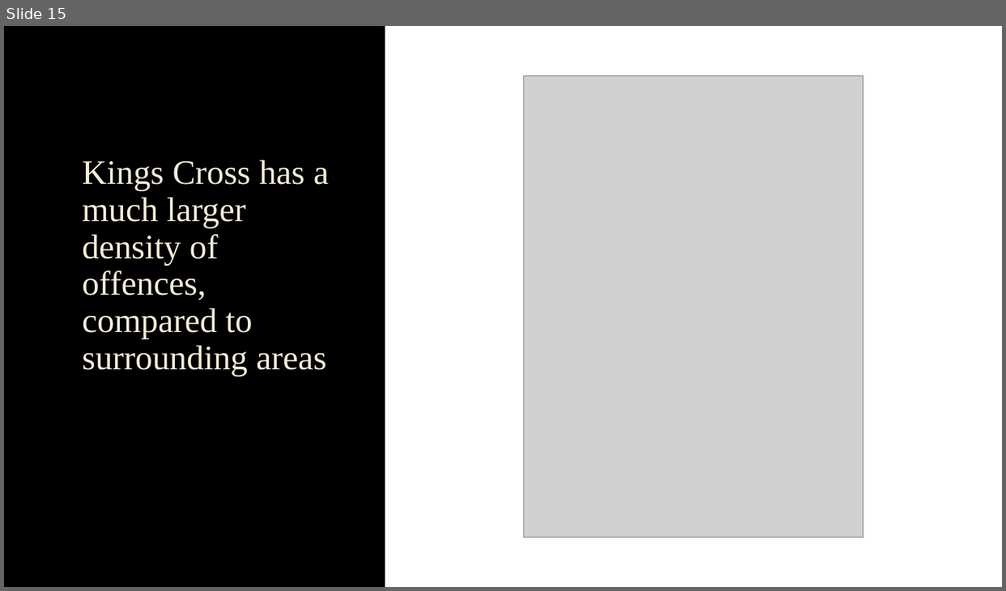
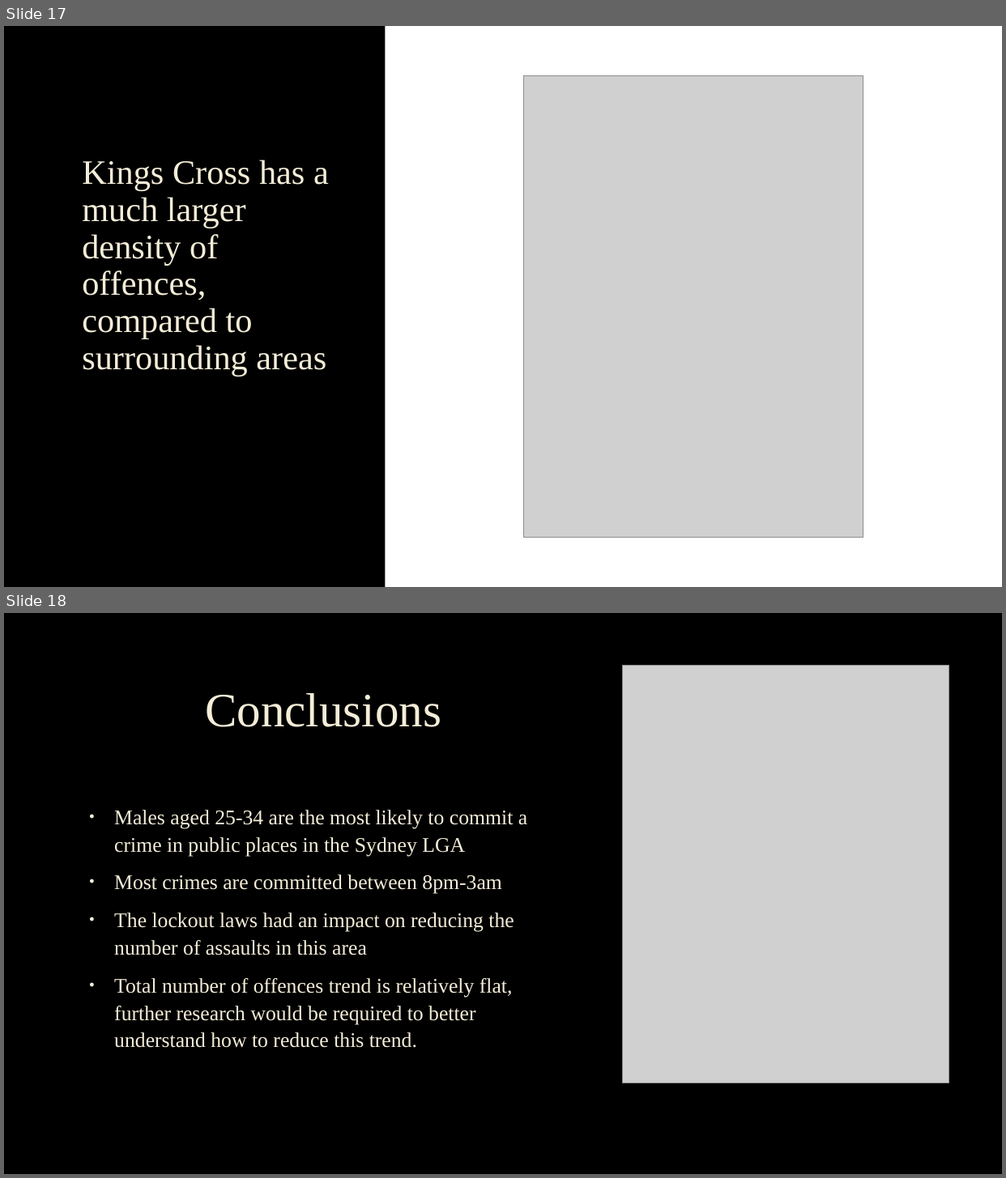
Before and after one commit to sebgiunta/IOD_Mini_Project_1_crimedata, a slide deck: iod_mini_project_crime_data.pptx. Shown one above the other, each under a label of ours: slide 15 before the commit, slides 17 and 18 after it. The pictures are 1006x591 and 1006x1178 pixels, drawn with LibreOffice and Linux fonts; fonts in the diff are those of the drawing; grey boxes stand for pictures; background and template pictures are left out. Boxes give left, top, right and bottom in pixels: in the first picture for what was removed or moved away, otherwise in the second. Text is boxed around its words. In the diff, an @@ line names an element or a change of style, - is before the commit and + after.

```diff
--- a/iod_mini_project_crime_data.pptx
+++ b/iod_mini_project_crime_data.pptx
@@ slide 18 added at (4,613,1002,1174), background picture (left out) @@
@@ picture added at (622,666,949,1083) @@
@@ title added at (206,693,442,727), 46 pt, text #F4EDD8 @@
+Conclusions
@@ text added at (114,810,527,1048), 20 pt, text #F4EDD8 @@
+• Males aged 25-34 are the most likely to commit a crime in public places in the Sydney LGA
+• Most crimes are committed between 8pm-3am
+• The lockout laws had an impact on reducing the number of assaults in this area
+• Total number of offences trend is relatively flat, further research would be required to better understand how to reduce this trend.
@@ what was slide 15 is now slide 17 @@
```
Also in this commit, not shown: 8 slides changed, 3 other slides added, 1 slide removed, 1 other file.
